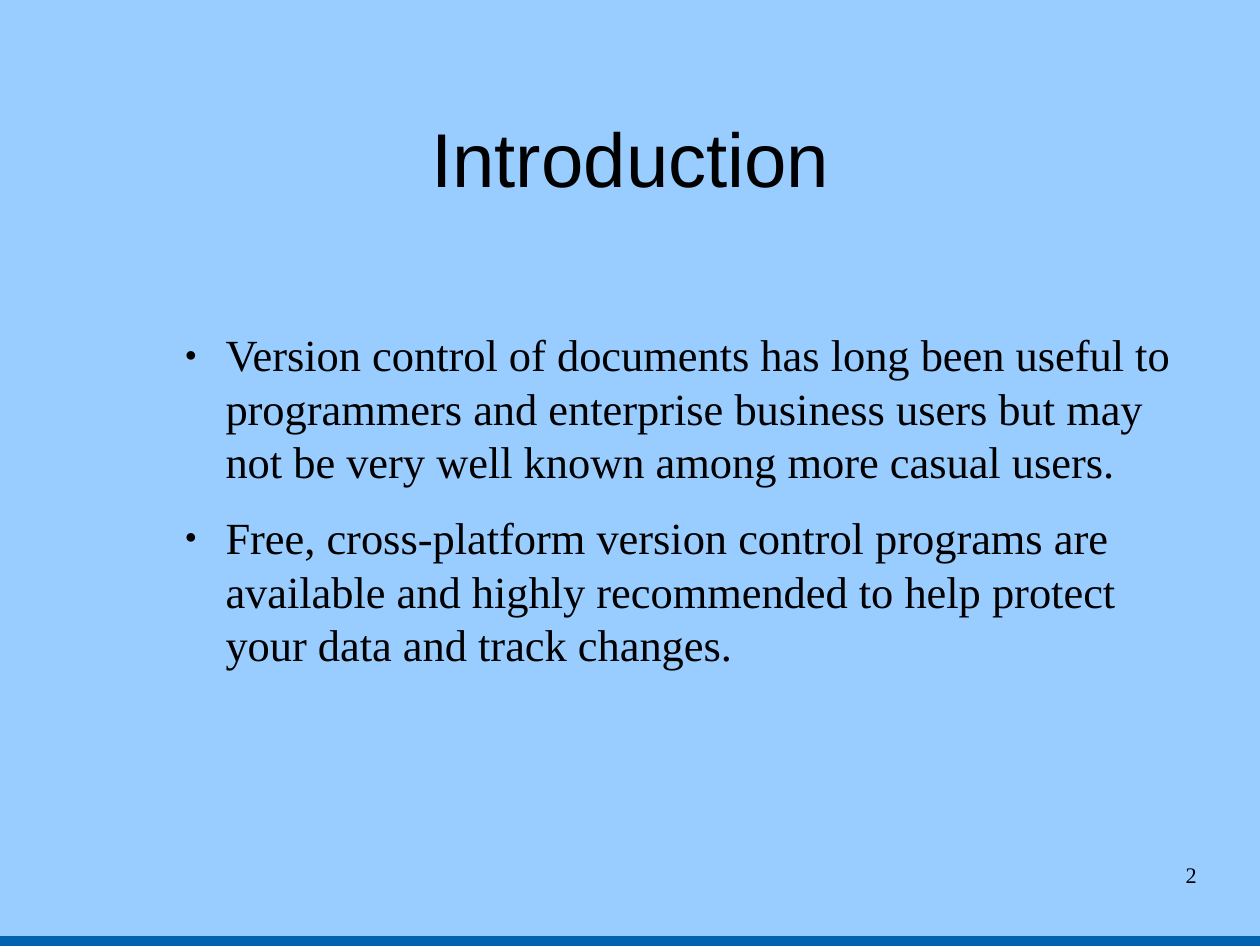
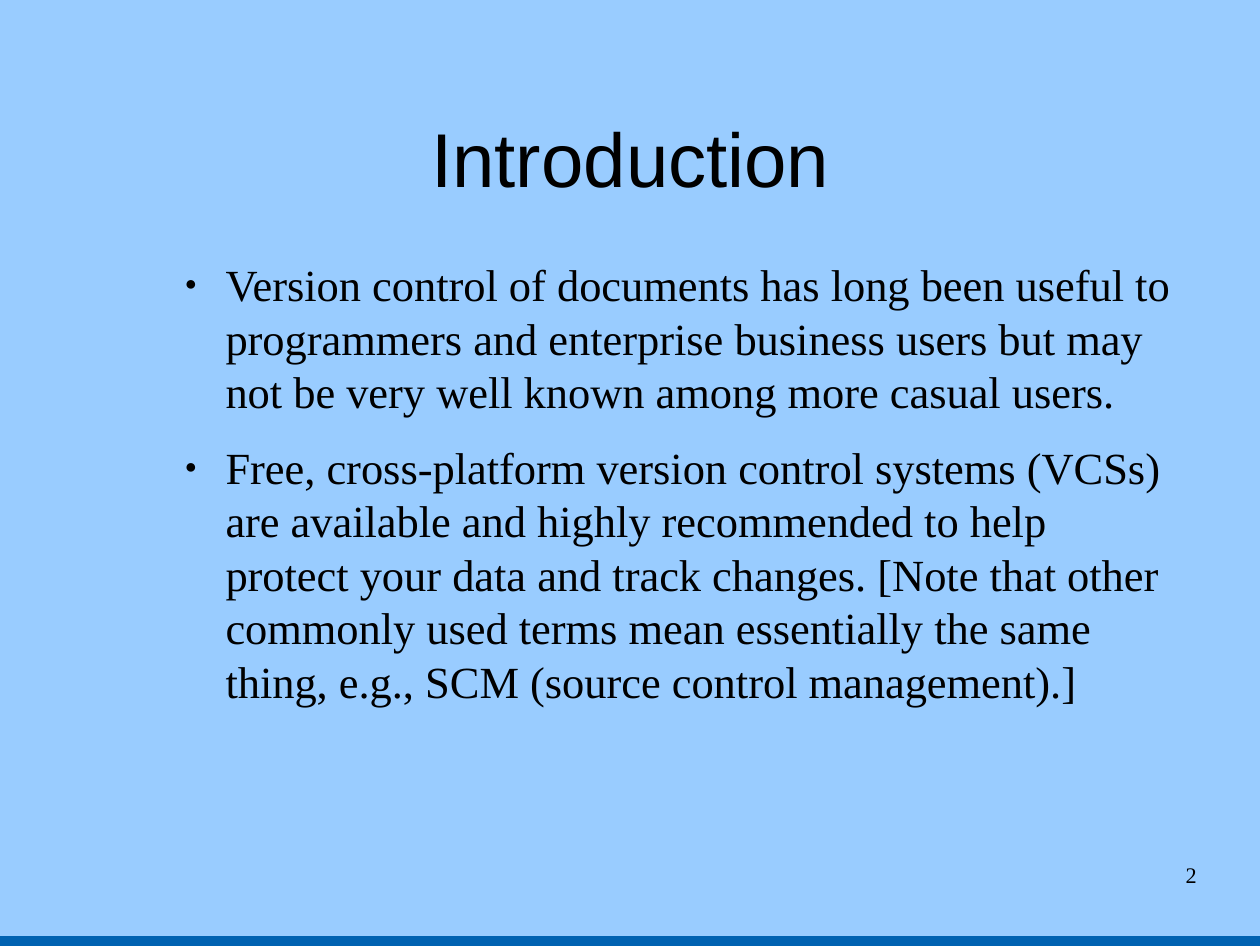
Before and after one commit to tbrowder/nwflug, a slide deck: slide 2 of NWFLUG/mtg-2015-07-06/version-control.odp. Drawn at 1260x946 pixels with LibreOffice and Linux fonts; fonts in the diff are those of the drawing. Boxes give left, top, right and bottom in pixels: in the first picture for what was removed or moved away, otherwise in the second. Text is boxed around its words. In the diff, an @@ line names an element or a change of style, - is before the commit and + after.

```diff
--- a/NWFLUG/mtg-2015-07-06/version-control.odp
+++ b/NWFLUG/mtg-2015-07-06/version-control.odp
@@ text "Version control of documents has ...": place and size @@
-text "Version control of documents has ..." at (226, 339, 1170, 670)
+text "Version control of documents has ..." at (226, 269, 1170, 707)
@@ text at (226, 452, 1160, 707): text changed @@
-● Free, cross-platform version control programs are available and highly recommended to help protect your data and track changes.
+● Free, cross-platform version control systems (VCSs) are available and highly recommended to help protect your data and track changes. [Note that other commonly used terms mean essentially the same thing, e.g., SCM (source control management).]
```
Also in this commit, not shown: 13 slides added.
